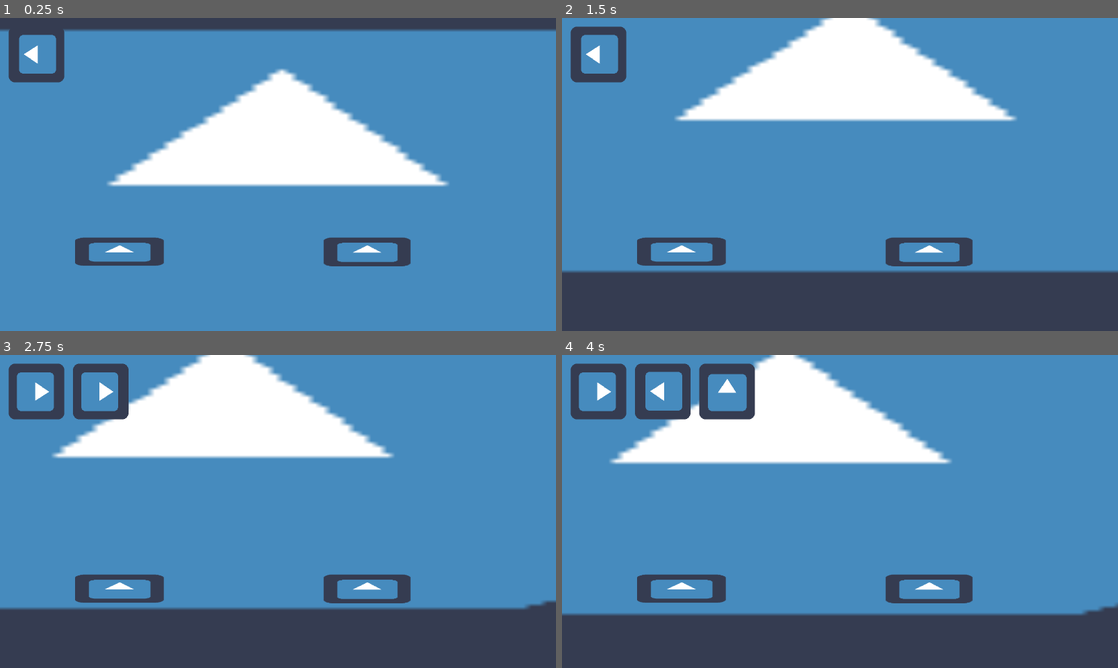
Above: before the commit, frames 1-4 (two rows, left to right).
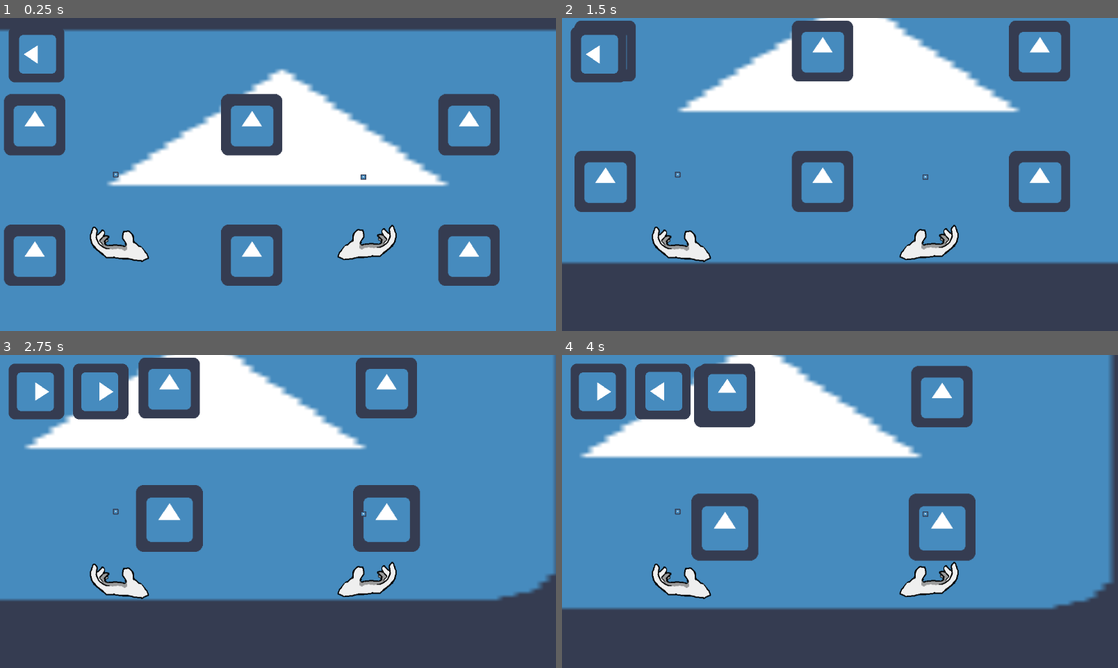
Above: after the commit, the same moments.

Repository: ConnorWhalen/gmtk2018
Game: Godot game, scene res://stage.tscn
The game is run twice, just before and just after one commit, with the same random seed, the same clock (stepped at 60 frames per second) and the same inputs. The engine's default icon, where the game draws it, is replaced by a stand-in: a white triangle on a blue panel in a dark square.
Inputs:
- Up to frame 1 (0.25 s): no input
- Up to frame 2 (1.5 s): tap Enter at 0.5 s; hold Down (scroll_down) 0.53-1.28 s; tap Left (scroll_left) at 1.35 s
- Up to frame 3 (2.75 s): tap Space (space) at 2 s; hold Right (scroll_right) from 2.03 s (still down)
- Up to frame 4 (4 s): release Right (scroll_right) at 2.78 s; tap Up (scroll_up) at 2.85 s; tap Enter at 3.5 s; tap Space (space) at 3.6 s

The runs differ from the first frame. In frame 1, 11% of the frame differs, in the area x 0-90%, y 24-86%; in frame 2, 17%, in the area x 0-100%, y 0-82%; in frame 3, 17%; in frame 4, 16%.

Commit message:
add cupboard management

Diff:
--- /dev/null
+++ b/camera.gd
@@ -0,0 +1,15 @@
+extends Camera2D
+
+var initial_position
+
+func _ready():
+	pass
+
+func _process(delta):
+	pass
+
+func init(position):
+	initial_position = position
+
+func location():
+	return self.position - initial_position
--- a/checklist.gd
+++ b/checklist.gd
@@ -11,7 +11,6 @@
 
 func _ready():
 	screen_size = get_viewport_rect().size
-	pass
 
 func _process(delta):
 	pass
--- /dev/null
+++ b/cupboard.gd
@@ -0,0 +1,42 @@
+extends Node2D
+
+var has_item
+var rect
+
+func _ready():
+	pass
+
+func _process(delta):
+	pass
+
+func init(position):
+	var rect_size = get_node("closed").get_texture().get_size()
+	rect = Rect2(position - rect_size*0.5, rect_size)
+	self.close()
+	has_item = true
+
+func open():
+	get_node("closed").visible = false
+	get_node("open").visible = true
+	if has_item:
+		get_node("item").visible = true
+
+func close():
+	get_node("open").visible = false
+	get_node("item").visible = false
+	get_node("closed").visible = true
+
+func collect():
+	has_item = false
+	get_node("item").visible = false
+
+func highlight():
+	get_node("closed").scale = Vector2(1.2, 1.2)
+	get_node("item").scale = Vector2(0.55, 0.55)
+
+func unhighlight():
+	get_node("closed").scale = Vector2(1.1, 1.1)
+	get_node("item").scale = Vector2(0.5, 0.5)
+
+func collide(point):
+	return rect.has_point(point)
--- /dev/null
+++ b/cupboard.tscn
@@ -0,0 +1,25 @@
+[gd_scene load_steps=3 format=2]
+
+[ext_resource path="res://cupboard.gd" type="Script" id=1]
+[ext_resource path="res://icon.png" type="Texture" id=2]
+
+[node name="Node2D" type="Node2D"]
+
+script = ExtResource( 1 )
+
+[node name="closed" type="Sprite" parent="." index="0"]
+
+scale = Vector2( 1.1, 1.1 )
+texture = ExtResource( 2 )
+_sections_unfolded = [ "Transform" ]
+
+[node name="open" type="Sprite" parent="." index="1"]
+
+texture = ExtResource( 2 )
+_sections_unfolded = [ "Transform" ]
+
+[node name="item" type="Sprite" parent="." index="2"]
+
+scale = Vector2( 0.5, 0.5 )
+texture = ExtResource( 2 )
+_sections_unfolded = [ "Animation", "Transform" ]
--- /dev/null
+++ b/cupboard_manager.gd
@@ -0,0 +1,100 @@
+extends Node2D
+
+onready var cupboard_scene = preload("res://cupboard.tscn")
+
+var left_detector
+var right_detector
+var camera
+var left_highlighted = null
+var right_highlighted = null
+
+func _ready():
+	pass
+
+func _process(delta):
+	# var nearest_l = self.nearest(left_detector)
+	# var left_cupboard_dist = nearest_l[0]
+	# var left_cupboard = nearest_l[1]
+	# if left_cupboard_dist < 50:
+	# 	if left_cupboard != left_highlighted:
+	# 		print("SELECTED LEFT")
+	# 		if left_highlighted != null:
+	# 			self.unhighlight(left_highlighted)
+	# 		self.highlight(left_cupboard)
+	# 		left_highlighted = left_cupboard
+	# else:
+	# 	if left_highlighted != null:
+	# 		self.unhighlight(left_highlighted)
+	# 	left_highlighted = null
+
+	# var nearest_r = self.nearest(right_detector)
+	# var right_cupboard_dist = nearest_r[0]
+	# var right_cupboard = nearest_r[1]
+	# if right_cupboard_dist < 50:
+	# 	if right_cupboard != right_highlighted:
+	# 		print("SELECTED RIGHT")
+	# 		if right_highlighted != null:
+	# 			self.unhighlight(right_highlighted)
+	# 		self.highlight(right_cupboard)
+	# 		right_highlighted = right_cupboard
+	# else:
+	# 	if right_highlighted != null:
+	# 		self.unhighlight(right_highlighted)
+	# 	right_highlighted = null
+
+	# print(left_cupboard_dist)
+	# #print(left_cupboard)
+	# print(right_cupboard_dist)
+	# #print(right_cupboard)
+
+	var left_cupboard = self.collide(left_detector+camera.location())
+	if left_cupboard != left_highlighted:
+		if left_highlighted != null:
+			self.unhighlight(left_highlighted)
+		if left_cupboard != null:
+			self.highlight(left_cupboard)
+
+	var right_cupboard = self.collide(right_detector+camera.location())
+	if right_cupboard != right_highlighted:
+		if right_highlighted != null:
+			self.unhighlight(right_highlighted)
+		if right_cupboard != null:
+			self.highlight(right_cupboard)
+
+
+func init(items, left_detector_, right_detector_, camera_):
+	for i in range(len(items)):
+		var cupboard = cupboard_scene.instance()
+		cupboard.position = items[i]
+		cupboard.init(items[i])
+		self.add_child(cupboard)
+	left_detector = left_detector_
+	right_detector = right_detector_
+	camera = camera_
+
+func nearest(point):
+	#print(camera.location())
+	#print(point+camera.location())
+	var closest_dist = null
+	var closest_index = null
+	var children = self.get_children()
+	for i in range(len(children)):
+		var cupboard = children[i]
+		var dist = cupboard.position.distance_to(point+camera.location())
+		if closest_dist == null or dist < closest_dist:
+			closest_dist = dist
+			closest_index = i
+	return [closest_dist, closest_index]
+
+func collide(point):
+	var children = self.get_children()
+	for i in range(len(children)):
+		if children[i].collide(point):
+			return i
+	return null
+
+func highlight(index):
+	self.get_children()[index].highlight()
+
+func unhighlight(index):
+	self.get_children()[index].unhighlight()
--- a/project.godot
+++ b/project.godot
@@ -32,6 +32,10 @@
  ]
 space=[ Object(InputEventKey,"resource_local_to_scene":false,"resource_name":"","device":0,"alt":false,"shift":false,"control":false,"meta":false,"command":false,"pressed":false,"scancode":32,"unicode":0,"echo":false,"script":null)
  ]
+left_select=[ Object(InputEventKey,"resource_local_to_scene":false,"resource_name":"","device":0,"alt":false,"shift":false,"control":false,"meta":false,"command":false,"pressed":false,"scancode":65,"unicode":0,"echo":false,"script":null)
+ ]
+right_select=[ Object(InputEventKey,"resource_local_to_scene":false,"resource_name":"","device":0,"alt":false,"shift":false,"control":false,"meta":false,"command":false,"pressed":false,"scancode":83,"unicode":0,"echo":false,"script":null)
+ ]
 
 [rendering]
 
--- a/stage.gd
+++ b/stage.gd
@@ -1,27 +1,35 @@
 extends Node2D
 
-const SCROLL_SPEED = 200
+const SCROLL_SPEED = 300
 
 var screen_size
 var checklist
+var cupboard_manager
 
 func _ready():
 	screen_size = get_viewport_rect().size
-
-	checklist = get_node("static/checklist")
-	checklist.init([90, 270, 180, 0])
 
 	var background = get_node("scrolling/background")
 	var background_rect = background.get_texture().get_size()*background.scale
 
 	var camera = get_node("camera")
 	camera.position = background.position
+	camera.init(background.position)
 	camera.limit_left = background.position.x - background_rect.x*0.5
 	camera.limit_right = background.position.x + background_rect.x*0.5
 	camera.limit_top = background.position.y - background_rect.y*0.5
 	camera.limit_bottom = background.position.y + background_rect.y*0.5
 	camera.current = true
-	pass
+
+	checklist = get_node("static/checklist")
+	checklist.init([90, 270, 180, 0])
+
+	cupboard_manager = get_node("scrolling/cupboard_manager")
+	cupboard_manager.init(
+		[Vector2(0, 200), Vector2(500, 200), Vector2(1000, 200), Vector2(0, 500), Vector2(500, 500), Vector2(1000, 500)],
+		get_node("static/player/left_detector").position,
+		get_node("static/player/right_detector").position,
+		camera)
 
 func _process(delta):
 	var camera = get_node("camera")
--- a/stage.tscn
+++ b/stage.tscn
@@ -1,8 +1,12 @@
-[gd_scene load_steps=4 format=2]
+[gd_scene load_steps=8 format=2]
 
 [ext_resource path="res://stage.gd" type="Script" id=1]
 [ext_resource path="res://icon.png" type="Texture" id=2]
-[ext_resource path="res://checklist.gd" type="Script" id=3]
+[ext_resource path="res://cupboard_manager.gd" type="Script" id=3]
+[ext_resource path="res://resources/handRight.png" type="Texture" id=4]
+[ext_resource path="res://resources/handLeft.png" type="Texture" id=5]
+[ext_resource path="res://checklist.gd" type="Script" id=6]
+[ext_resource path="res://camera.gd" type="Script" id=7]
 
 [node name="Node2D" type="Node2D" index="0"]
 
@@ -15,7 +19,12 @@
 position = Vector2( 560.152, 314.112 )
 scale = Vector2( 18.4487, 8.29496 )
 texture = ExtResource( 2 )
-_sections_unfolded = [ "Animation", "Offset", "Region", "Transform" ]
+_sections_unfolded = [ "Animation", "Offset", "Region", "Transform", "Visibility", "Z Index" ]
+
+[node name="cupboard_manager" type="Node2D" parent="scrolling" index="1"]
+
+script = ExtResource( 3 )
+_sections_unfolded = [ "Transform" ]
 
 [node name="static" type="CanvasLayer" parent="." index="1"]
 
@@ -29,20 +38,41 @@
 
 [node name="Sprite" type="Sprite" parent="static/player" index="0"]
 
-position = Vector2( 845.048, 537.986 )
-scale = Vector2( 1.55662, 0.51847 )
-texture = ExtResource( 2 )
+position = Vector2( 845.048, 516.996 )
+texture = ExtResource( 4 )
 _sections_unfolded = [ "Transform" ]
 
 [node name="Sprite2" type="Sprite" parent="static/player" index="1"]
 
-position = Vector2( 274.846, 537.601 )
-scale = Vector2( 1.59075, 0.507418 )
+position = Vector2( 274.846, 520.124 )
+texture = ExtResource( 5 )
+_sections_unfolded = [ "Transform" ]
+
+[node name="left_detector" type="Node2D" parent="static/player" index="2"]
+
+position = Vector2( 266.239, 360.18 )
+_sections_unfolded = [ "Transform" ]
+
+[node name="Sprite" type="Sprite" parent="static/player/left_detector" index="0"]
+
+scale = Vector2( 0.1, 0.1 )
 texture = ExtResource( 2 )
+_sections_unfolded = [ "Offset", "Transform", "Z Index" ]
+
+[node name="right_detector" type="Node2D" parent="static/player" index="3"]
+
+position = Vector2( 836.441, 365.934 )
+_sections_unfolded = [ "Transform" ]
+
+[node name="Sprite" type="Sprite" parent="static/player/right_detector" index="0"]
+
+scale = Vector2( 0.1, 0.1 )
+texture = ExtResource( 2 )
+_sections_unfolded = [ "Transform" ]
 
 [node name="checklist" type="Node2D" parent="static" index="1"]
 
-script = ExtResource( 3 )
+script = ExtResource( 6 )
 
 [node name="camera" type="Camera2D" parent="." index="2"]
 
@@ -68,4 +98,5 @@
 editor_draw_screen = true
 editor_draw_limits = false
 editor_draw_drag_margin = false
+script = ExtResource( 7 )
 _sections_unfolded = [ "Drag Margin", "Limit", "Transform" ]
Not shown, added: resources/handLeft.png.import
Not shown, added: resources/handRight.png.import
